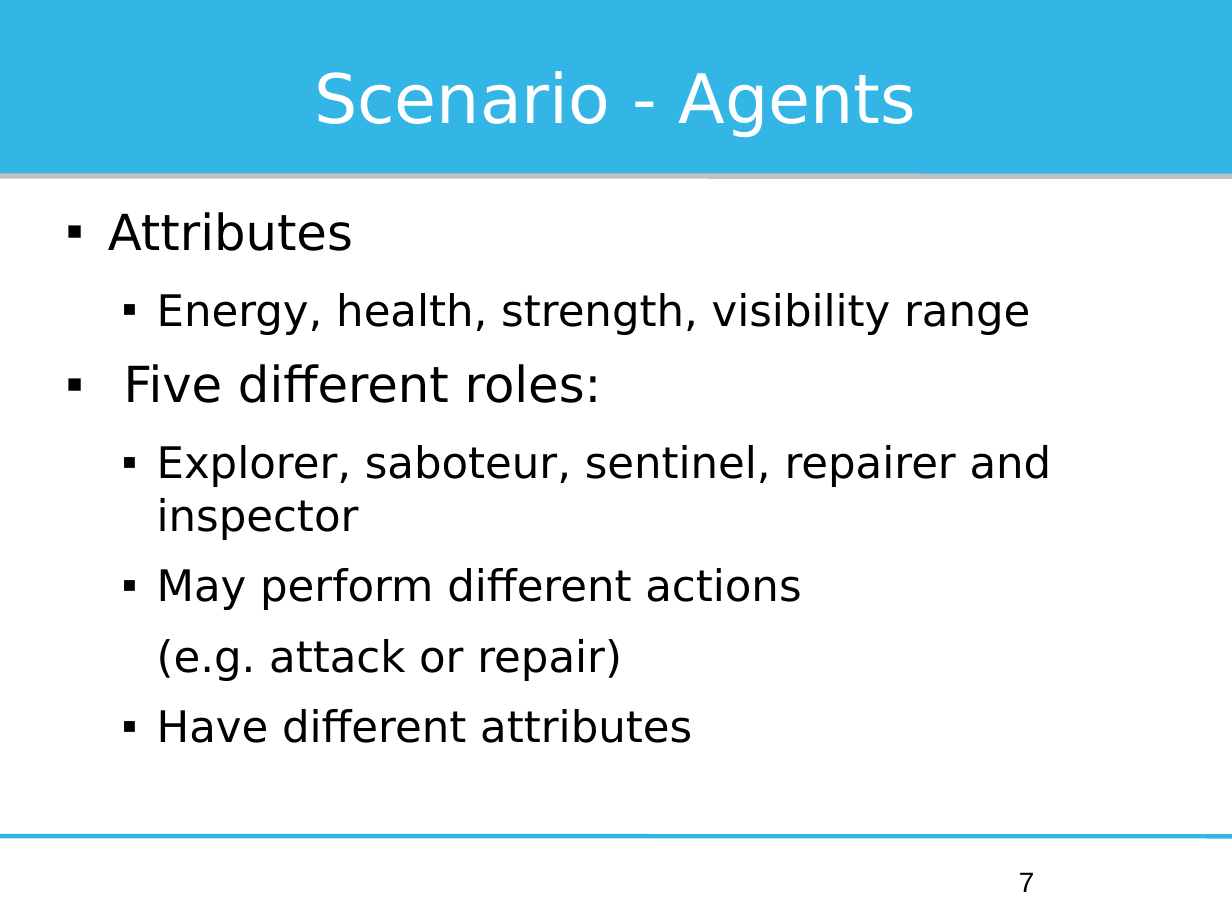
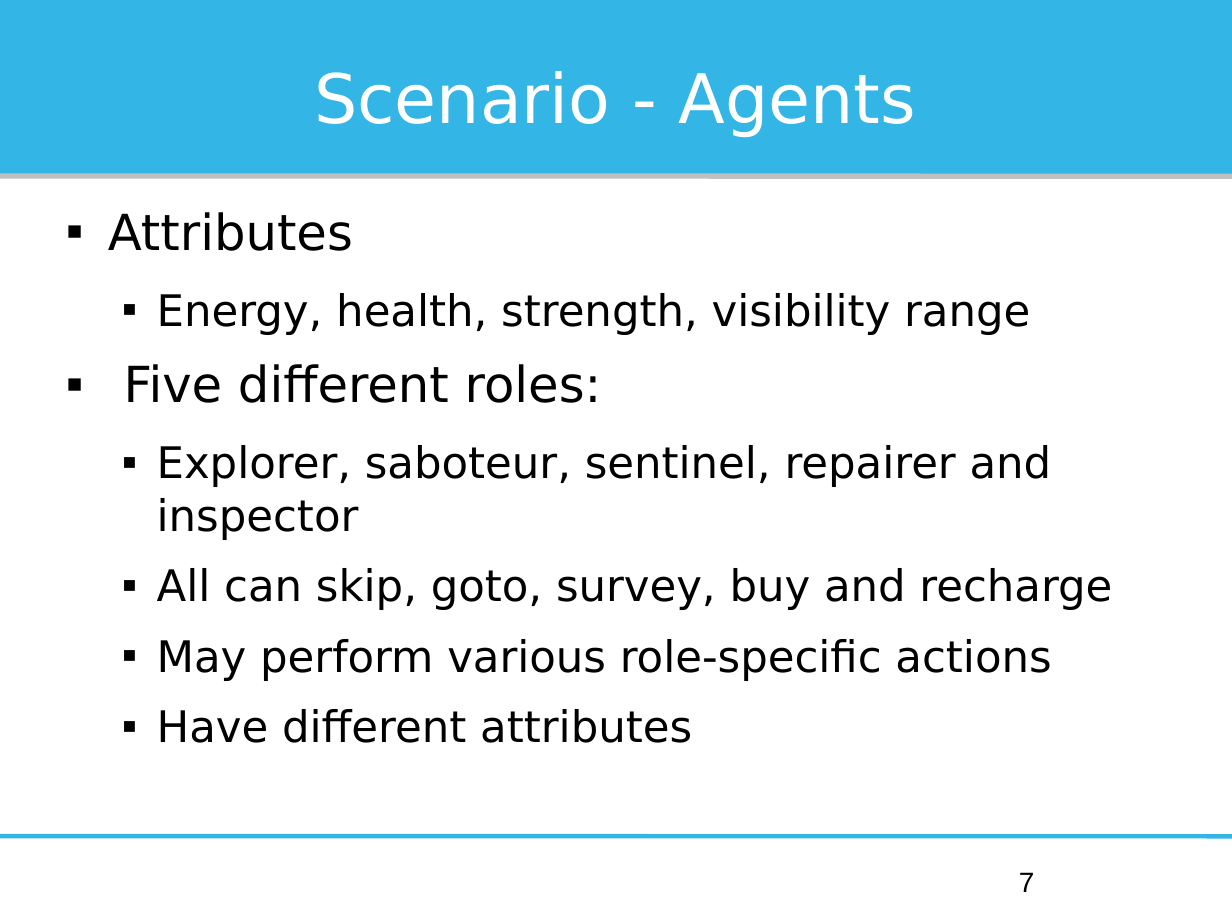
Before and after one commit to Institute-Web-Science-and-Technologies/mapc, a slide deck: slide 7 of Oberseminar/presentation.odp. Drawn at 1232x924 pixels with LibreOffice and Linux fonts; fonts in the diff are those of the drawing. Boxes give left, top, right and bottom in pixels: in the first picture for what was removed or moved away, otherwise in the second. Text is boxed around its words. In the diff, an @@ line names an element or a change of style, - is before the commit and + after.

```diff
--- a/Oberseminar/presentation.odp
+++ b/Oberseminar/presentation.odp
@@ text at box(157, 568, 1112, 681): text changed @@
-  ▪ May perform different actions
-  (e.g. attack or repair)
+  ▪ All can skip, goto, survey, buy and recharge
+  ▪ May perform various role-specific actions
```
Also in this commit, not shown: 10 other slides changed, 4 slides added, 1 other file.
